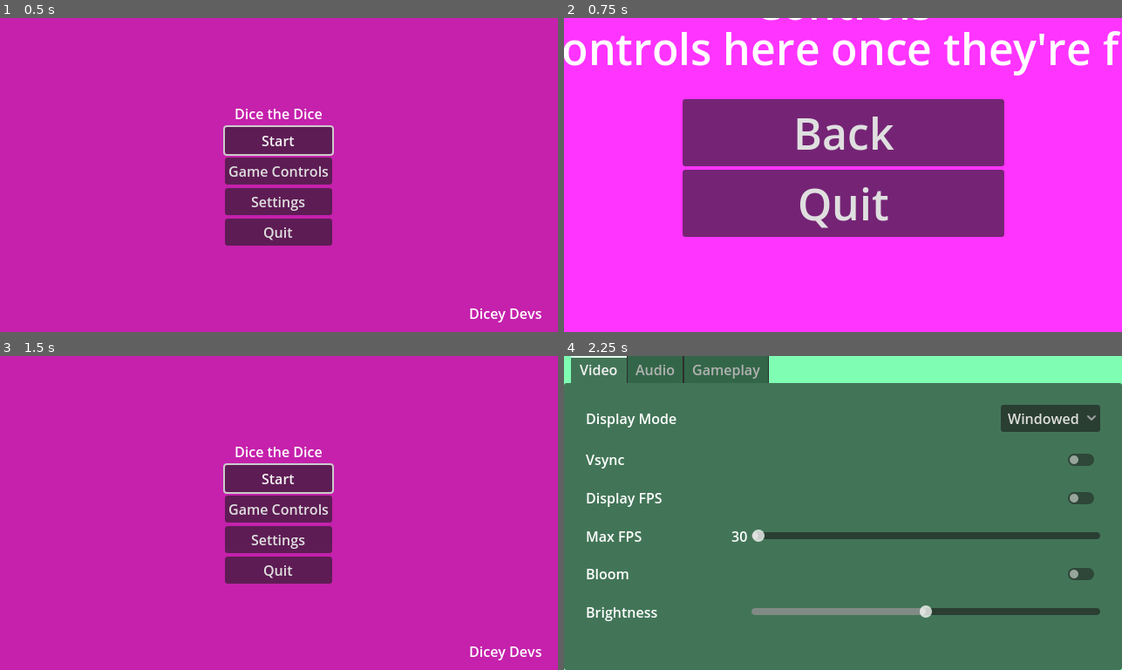
Above: before the commit, frames 1-4 (two rows, left to right).
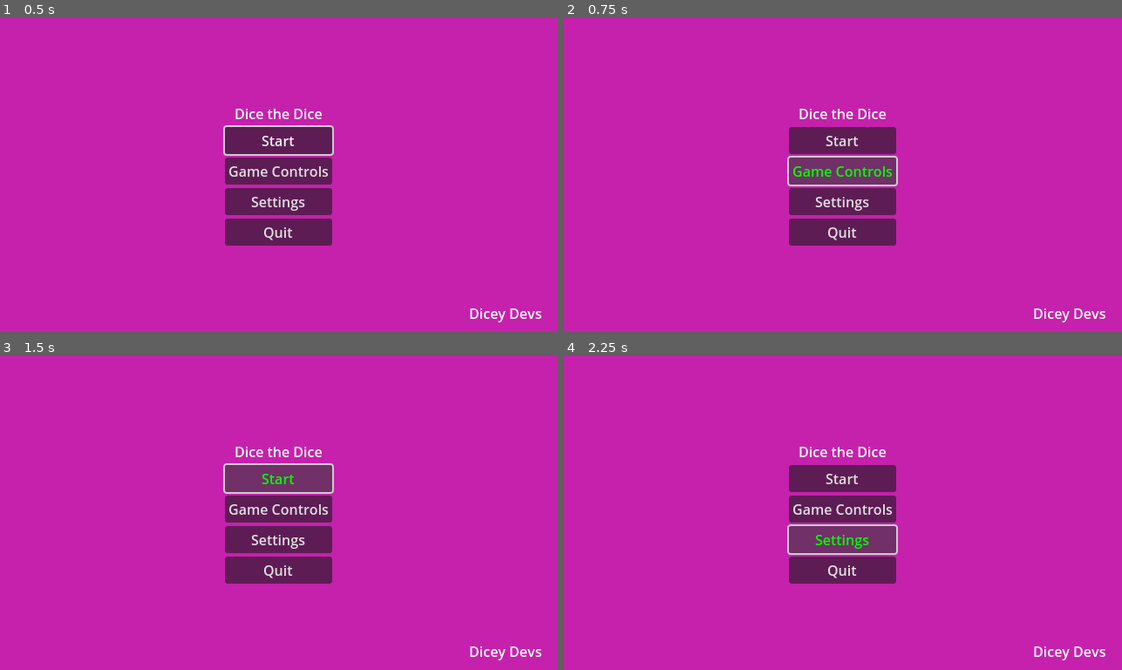
Above: after the commit, the same moments.

Repository: SadBonana/INTD450-Dice_Game
Game: Godot game, scene res://Menus/start_menu.tscn
Same seed, same stepped clock (60 frames per second), same inputs: the game is played once before the commit and once after it.
Inputs (mouse positions are in pixels of both pictures, inside the frame that each line leads up to):
- Up to frame 1 (0.5 s): no input
- Up to frame 2 (0.75 s): click "Game Controls" at 0.5 s
- Up to frame 3 (1.5 s): click (279, 469) at 1.25 s, where only the run before the commit has a clickable "Back"
- Up to frame 4 (2.25 s): click "Settings" at 2 s

Frame 1 is identical in both runs. In frame 2, 99% of the frame differs, in the area x 0-100%, y 0-100%; in frame 3, less than 0.1%; in frame 4, 100%.
Error after the commit: Invalid type in function 'change_scene_to_file' in base 'SceneTree'. Cannot convert argument 1 from Nil to String. (res://menus/controls_button.gd:18)

Commit message:
started modifying scenes

Diff:
--- /dev/null
+++ b/Menus/controls_button.gd
@@ -0,0 +1,18 @@
+extends Button
+
+@export_file("*.tscn") var controls_menu_scene_path
+
+#"res://menus/controls_menu.tscn"
+
+# Called when the node enters the scene tree for the first time.
+func _ready():
+	pass # Replace with function body.
+
+
+# Called every frame. 'delta' is the elapsed time since the previous frame.
+func _process(delta):
+	pass
+
+
+func _on_pressed():
+	get_tree().change_scene_to_file(controls_menu_scene_path)
--- /dev/null
+++ b/Menus/controls_button.tscn
@@ -0,0 +1,13 @@
+[gd_scene load_steps=2 format=3 uid="uid://djhlg0x1wvmi"]
+
+[ext_resource type="Script" path="res://menus/controls_button.gd" id="1_i2kk1"]
+
+[node name="controls_button" type="Button"]
+focus_neighbor_top = NodePath("../start_button")
+focus_neighbor_bottom = NodePath("../settings_button")
+theme_override_colors/font_pressed_color = Color(1, 0, 0, 1)
+theme_override_colors/font_hover_color = Color(0, 1, 0, 1)
+text = "Game Controls"
+script = ExtResource("1_i2kk1")
+
+[connection signal="pressed" from="." to="." method="_on_pressed"]
--- a/Menus/controls_menu.tscn
+++ b/Menus/controls_menu.tscn
@@ -1,6 +1,7 @@
-[gd_scene load_steps=2 format=3 uid="uid://dby8hjc3eqgkj"]
+[gd_scene load_steps=3 format=3 uid="uid://dby8hjc3eqgkj"]
 
-[ext_resource type="Script" path="res://Menus/controls_menu.gd" id="1_g4vo7"]
+[ext_resource type="Script" path="res://menus/controls_menu.gd" id="1_g4vo7"]
+[ext_resource type="PackedScene" path="res://Menus/quit_button.tscn" id="2_7kese"]
 
 [node name="controls_menu" type="Control"]
 layout_mode = 3
@@ -61,19 +62,12 @@
 
 [node name="back_button" type="Button" parent="VBoxContainer"]
 layout_mode = 2
-focus_neighbor_top = NodePath("../quit_button")
 theme_override_colors/font_pressed_color = Color(1, 0.263137, 0.293668, 1)
 theme_override_colors/font_hover_color = Color(0, 1, 0, 1)
 theme_override_font_sizes/font_size = 50
 text = "Back"
 
-[node name="quit_button" type="Button" parent="VBoxContainer"]
+[node name="quit_button" parent="VBoxContainer" instance=ExtResource("2_7kese")]
 layout_mode = 2
-focus_neighbor_bottom = NodePath("../back_button")
-theme_override_colors/font_pressed_color = Color(1, 0, 0, 1)
-theme_override_colors/font_hover_color = Color(0, 1, 0, 1)
-theme_override_font_sizes/font_size = 50
-text = "Quit"
 
 [connection signal="pressed" from="VBoxContainer/back_button" to="." method="_on_back_button_pressed"]
-[connection signal="pressed" from="VBoxContainer/quit_button" to="." method="_on_quit_button_pressed"]
--- a/Menus/fps_label.tscn
+++ b/Menus/fps_label.tscn
@@ -1,6 +1,6 @@
 [gd_scene load_steps=3 format=3 uid="uid://c3ardwyvsttr1"]
 
-[ext_resource type="Script" path="res://Menus/fps_label.gd" id="1_lkssw"]
+[ext_resource type="Script" path="res://menus/fps_label.gd" id="1_lkssw"]
 
 [sub_resource type="StyleBoxFlat" id="StyleBoxFlat_lrxug"]
 bg_color = Color(1, 0.886275, 0.137255, 1)
--- a/Menus/pause_menu.gd
+++ b/Menus/pause_menu.gd
@@ -31,9 +31,9 @@
 		_is_paused = !_is_paused'''
 	pass
 
+
 func _on_resume_button_pressed():
 	_is_paused = false
-
 
 func _on_controls_button_pressed():
 	get_tree().change_scene_to_file("res://Menus/controls_menu.tscn")
@@ -42,6 +42,5 @@
 func _on_settings_button_pressed():
 	settings_menu.popup_centered()
 
-
 func _on_quit_button_pressed():
 	get_tree().quit()
--- a/Menus/pause_menu.tscn
+++ b/Menus/pause_menu.tscn
@@ -1,11 +1,13 @@
-[gd_scene load_steps=3 format=3 uid="uid://cwroqm35wwu7n"]
+[gd_scene load_steps=6 format=3 uid="uid://cwroqm35wwu7n"]
 
-[ext_resource type="Script" path="res://Menus/pause_menu.gd" id="1_jr8ao"]
-[ext_resource type="PackedScene" uid="uid://b0rmrjb71troy" path="res://Menus/settings_menu.tscn" id="2_85j6y"]
+[ext_resource type="Script" path="res://menus/pause_menu.gd" id="1_jr8ao"]
+[ext_resource type="PackedScene" uid="uid://c82d0db21hh53" path="res://Menus/resume_button.tscn" id="2_npblr"]
+[ext_resource type="PackedScene" uid="uid://djhlg0x1wvmi" path="res://menus/controls_button.tscn" id="3_1n1b1"]
+[ext_resource type="PackedScene" uid="uid://bbhr5ye2on3mo" path="res://menus/settings_button.tscn" id="4_3fbm4"]
+[ext_resource type="PackedScene" uid="uid://c8y350efda5hk" path="res://menus/quit_button.tscn" id="5_2uw2u"]
 
 [node name="pause_menu" type="Control"]
 process_mode = 3
-visible = false
 layout_mode = 3
 anchors_preset = 15
 anchor_right = 1.0
@@ -30,10 +32,10 @@
 anchor_top = 0.5
 anchor_right = 0.5
 anchor_bottom = 0.5
-offset_left = -184.5
-offset_top = -196.5
-offset_right = 184.5
-offset_bottom = 196.5
+offset_left = -72.5
+offset_top = -104.5
+offset_right = 72.5
+offset_bottom = 104.5
 grow_horizontal = 2
 grow_vertical = 2
 
@@ -46,38 +48,18 @@
 "
 horizontal_alignment = 1
 
-[node name="resume_button" type="Button" parent="VBoxContainer"]
+[node name="resume_button" parent="VBoxContainer" instance=ExtResource("2_npblr")]
 layout_mode = 2
-focus_neighbor_top = NodePath("../quit_button")
-focus_neighbor_bottom = NodePath("../controls_button")
-theme_override_font_sizes/font_size = 50
-text = "Resume"
+focus_neighbor_top = NodePath("")
+focus_neighbor_bottom = NodePath("")
 
-[node name="controls_button" type="Button" parent="VBoxContainer"]
+[node name="controls_button" parent="VBoxContainer" instance=ExtResource("3_1n1b1")]
 layout_mode = 2
-focus_neighbor_top = NodePath("../resume_button")
-focus_neighbor_bottom = NodePath("../settings_button")
-theme_override_font_sizes/font_size = 50
-text = "Game Controls"
 
-[node name="settings_button" type="Button" parent="VBoxContainer"]
+[node name="settings_button" parent="VBoxContainer" instance=ExtResource("4_3fbm4")]
 layout_mode = 2
-focus_neighbor_top = NodePath("../controls_button")
-focus_neighbor_bottom = NodePath("../quit_button")
-theme_override_font_sizes/font_size = 50
-text = "Settings"
 
-[node name="quit_button" type="Button" parent="VBoxContainer"]
+[node name="quit_button" parent="VBoxContainer" instance=ExtResource("5_2uw2u")]
 layout_mode = 2
-focus_neighbor_top = NodePath("../settings_button")
-focus_neighbor_bottom = NodePath("../resume_button")
-theme_override_font_sizes/font_size = 50
-text = "Quit"
-
-[node name="settings_menu" parent="." instance=ExtResource("2_85j6y")]
-visible = false
 
 [connection signal="pressed" from="VBoxContainer/resume_button" to="." method="_on_resume_button_pressed"]
-[connection signal="pressed" from="VBoxContainer/controls_button" to="." method="_on_controls_button_pressed"]
-[connection signal="pressed" from="VBoxContainer/settings_button" to="." method="_on_settings_button_pressed"]
-[connection signal="pressed" from="VBoxContainer/quit_button" to="." method="_on_quit_button_pressed"]
--- /dev/null
+++ b/Menus/quit_button.gd
@@ -0,0 +1,15 @@
+extends Button
+
+
+# Called when the node enters the scene tree for the first time.
+func _ready():
+	pass # Replace with function body.
+
+
+# Called every frame. 'delta' is the elapsed time since the previous frame.
+func _process(delta):
+	pass
+
+
+func _on_pressed():
+	get_tree().quit()
--- /dev/null
+++ b/Menus/quit_button.tscn
@@ -0,0 +1,13 @@
+[gd_scene load_steps=2 format=3 uid="uid://c8y350efda5hk"]
+
+[ext_resource type="Script" path="res://menus/quit_button.gd" id="1_ap4qs"]
+
+[node name="quit_button" type="Button"]
+focus_neighbor_top = NodePath("../settings_button")
+focus_neighbor_bottom = NodePath("../start_button")
+theme_override_colors/font_pressed_color = Color(1, 0, 0, 1)
+theme_override_colors/font_hover_color = Color(0, 1, 0, 1)
+text = "Quit"
+script = ExtResource("1_ap4qs")
+
+[connection signal="pressed" from="." to="." method="_on_pressed"]
--- /dev/null
+++ b/Menus/resume_button.gd
@@ -0,0 +1,15 @@
+extends Button
+
+
+# Called when the node enters the scene tree for the first time.
+func _ready():
+	pass # Replace with function body.
+
+
+# Called every frame. 'delta' is the elapsed time since the previous frame.
+func _process(delta):
+	pass
+
+
+func _on_pressed():
+	pass # Replace with function body.
--- /dev/null
+++ b/Menus/resume_button.tscn
@@ -0,0 +1,9 @@
+[gd_scene load_steps=2 format=3 uid="uid://c82d0db21hh53"]
+
+[ext_resource type="Script" path="res://Menus/resume_button.gd" id="1_gxxtb"]
+
+[node name="resume_button" type="Button"]
+focus_neighbor_top = NodePath("../quit_button")
+focus_neighbor_bottom = NodePath("../controls_button")
+text = "Resume"
+script = ExtResource("1_gxxtb")
--- /dev/null
+++ b/Menus/settings_button.gd
@@ -0,0 +1,17 @@
+extends Button
+
+@onready var settings_menu = %settings_menu
+
+
+# Called when the node enters the scene tree for the first time.
+func _ready():
+	pass # Replace with function body.
+
+
+# Called every frame. 'delta' is the elapsed time since the previous frame.
+func _process(delta):
+	pass
+
+
+func _on_pressed():
+	settings_menu.popup_centered()
--- /dev/null
+++ b/Menus/settings_button.tscn
@@ -0,0 +1,17 @@
+[gd_scene load_steps=3 format=3 uid="uid://bbhr5ye2on3mo"]
+
+[ext_resource type="Script" path="res://menus/settings_button.gd" id="1_415ir"]
+[ext_resource type="PackedScene" uid="uid://b0rmrjb71troy" path="res://menus/settings_menu.tscn" id="2_mgncs"]
+
+[node name="settings_button" type="Button"]
+focus_neighbor_top = NodePath("../controls_button")
+focus_neighbor_bottom = NodePath("../quit_button")
+theme_override_colors/font_pressed_color = Color(1, 0, 0, 1)
+theme_override_colors/font_hover_color = Color(0, 1, 0, 1)
+text = "Settings"
+script = ExtResource("1_415ir")
+
+[node name="settings_menu" parent="." instance=ExtResource("2_mgncs")]
+visible = false
+
+[connection signal="pressed" from="." to="." method="_on_pressed"]
--- a/Menus/settings_menu.tscn
+++ b/Menus/settings_menu.tscn
@@ -1,6 +1,6 @@
 [gd_scene load_steps=2 format=3 uid="uid://b0rmrjb71troy"]
 
-[ext_resource type="Script" path="res://Menus/settings_menu.gd" id="1_nfjqp"]
+[ext_resource type="Script" path="res://menus/settings_menu.gd" id="1_nfjqp"]
 
 [node name="settings_menu" type="Popup"]
 size = Vector2i(640, 360)
--- /dev/null
+++ b/Menus/start_button.gd
@@ -0,0 +1,20 @@
+extends Button
+
+@export_file("*.tscn") var map_scene_path
+
+#@onready var start_button = %start_button
+
+
+# Called when the node enters the scene tree for the first time.
+func _ready():
+	grab_focus()
+
+
+# Called every frame. 'delta' is the elapsed time since the previous frame.
+func _process(delta):
+	pass
+
+
+func _on_pressed():
+	# Change to map scene once done
+	get_tree().change_scene_to_file(map_scene_path)
--- /dev/null
+++ b/Menus/start_button.tscn
@@ -0,0 +1,13 @@
+[gd_scene load_steps=2 format=3 uid="uid://dmaf74odgy7v6"]
+
+[ext_resource type="Script" path="res://menus/start_button.gd" id="1_sowo1"]
+
+[node name="start_button" type="Button"]
+focus_neighbor_top = NodePath("../quit_button")
+focus_neighbor_bottom = NodePath("../controls_button")
+theme_override_colors/font_pressed_color = Color(1, 0.263137, 0.293668, 1)
+theme_override_colors/font_hover_color = Color(0, 1, 0, 1)
+text = "Start"
+script = ExtResource("1_sowo1")
+
+[connection signal="pressed" from="." to="." method="_on_pressed"]
--- a/Menus/start_menu.gd
+++ b/Menus/start_menu.gd
@@ -1,18 +1,20 @@
 extends Control
 
-@export_file("*.tscn") var map_scene_path
+'''@export_file("*.tscn") var map_scene_path
 @export_file("*.tscn") var controls_menu_scene_path
 
 @onready var settings_menu = %settings_menu
-@onready var start_button = %start_button
+
+@onready var start_button = %start_button'''
 
 # Called when the node enters the scene tree for the first time.
 func _ready():
 	# Allows player to control buttons using keyboard
-	start_button.grab_focus()
+	#start_button.grab_focus()
+	pass
 
 
-func _on_start_button_pressed():
+'''func _on_start_button_pressed():
 	# Change to map scene once done
 	get_tree().change_scene_to_file(map_scene_path)
 
@@ -26,4 +28,4 @@
 
 
 func _on_quit_button_pressed():
-	get_tree().quit()
+	get_tree().quit()'''
--- a/Menus/start_menu.tscn
+++ b/Menus/start_menu.tscn
@@ -1,8 +1,11 @@
-[gd_scene load_steps=4 format=3 uid="uid://dulueip5bvc88"]
+[gd_scene load_steps=7 format=3 uid="uid://dulueip5bvc88"]
 
-[ext_resource type="Script" path="res://Menus/start_menu.gd" id="1_fsp0p"]
-[ext_resource type="PackedScene" uid="uid://c3ardwyvsttr1" path="res://Menus/fps_label.tscn" id="3_smo4h"]
-[ext_resource type="PackedScene" uid="uid://b0rmrjb71troy" path="res://Menus/settings_menu.tscn" id="4_e0l3o"]
+[ext_resource type="Script" path="res://menus/start_menu.gd" id="1_fsp0p"]
+[ext_resource type="PackedScene" uid="uid://dmaf74odgy7v6" path="res://menus/start_button.tscn" id="2_v1kad"]
+[ext_resource type="PackedScene" uid="uid://djhlg0x1wvmi" path="res://menus/controls_button.tscn" id="3_abhdu"]
+[ext_resource type="PackedScene" uid="uid://c3ardwyvsttr1" path="res://menus/fps_label.tscn" id="3_smo4h"]
+[ext_resource type="PackedScene" uid="uid://bbhr5ye2on3mo" path="res://menus/settings_button.tscn" id="4_b5kma"]
+[ext_resource type="PackedScene" uid="uid://c8y350efda5hk" path="res://menus/quit_button.tscn" id="5_k2kcg"]
 
 [node name="start_menu" type="Control"]
 layout_mode = 3
@@ -11,93 +14,66 @@
 anchor_bottom = 1.0
 grow_horizontal = 2
 grow_vertical = 2
-size_flags_horizontal = 6
-size_flags_vertical = 6
+size_flags_horizontal = 3
+size_flags_vertical = 3
 script = ExtResource("1_fsp0p")
-map_scene_path = "res://map/map.tscn"
-controls_menu_scene_path = "res://Menus/controls_menu.tscn"
+
+[node name="ColorRect" type="ColorRect" parent="."]
+layout_mode = 2
+offset_right = 640.0
+offset_bottom = 360.0
+color = Color(0.772549, 0.129412, 0.67451, 1)
+
+[node name="MarginContainer" type="MarginContainer" parent="."]
+layout_mode = 2
+offset_right = 640.0
+offset_bottom = 360.0
+theme_override_constants/margin_left = 10
+theme_override_constants/margin_top = 10
+theme_override_constants/margin_right = 10
+theme_override_constants/margin_bottom = 10
+
+[node name="VBoxContainer" type="VBoxContainer" parent="MarginContainer"]
+layout_mode = 2
+size_flags_horizontal = 4
+size_flags_vertical = 4
+
+[node name="game_name_label" type="Label" parent="MarginContainer/VBoxContainer"]
+layout_mode = 2
+size_flags_horizontal = 4
+text = "Dice the Dice"
+horizontal_alignment = 1
+vertical_alignment = 1
+
+[node name="start_button" parent="MarginContainer/VBoxContainer" instance=ExtResource("2_v1kad")]
+layout_mode = 2
+
+[node name="controls_button" parent="MarginContainer/VBoxContainer" instance=ExtResource("3_abhdu")]
+layout_mode = 2
+
+[node name="settings_button" parent="MarginContainer/VBoxContainer" instance=ExtResource("4_b5kma")]
+layout_mode = 2
+
+[node name="quit_button" parent="MarginContainer/VBoxContainer" instance=ExtResource("5_k2kcg")]
+layout_mode = 2
+
+[node name="team_name_label" type="Label" parent="MarginContainer"]
+layout_mode = 2
+size_flags_horizontal = 8
+size_flags_vertical = 8
+text = "Dicey Devs  "
+horizontal_alignment = 1
+
+[node name="fps_label" parent="MarginContainer" instance=ExtResource("3_smo4h")]
+layout_mode = 2
+size_flags_horizontal = 0
+size_flags_vertical = 0
 
 [node name="PanelContainer" type="PanelContainer" parent="."]
+visible = false
 layout_mode = 1
 anchors_preset = 15
 anchor_right = 1.0
 anchor_bottom = 1.0
 grow_horizontal = 2
 grow_vertical = 2
-
-[node name="ColorRect" type="ColorRect" parent="PanelContainer"]
-layout_mode = 2
-color = Color(0.772549, 0.129412, 0.67451, 1)
-
-[node name="MarginContainer" type="MarginContainer" parent="PanelContainer"]
-layout_mode = 2
-theme_override_constants/margin_left = 10
-theme_override_constants/margin_top = 10
-theme_override_constants/margin_right = 10
-theme_override_constants/margin_bottom = 10
-
-[node name="VBoxContainer" type="VBoxContainer" parent="PanelContainer/MarginContainer"]
-layout_mode = 2
-size_flags_horizontal = 4
-size_flags_vertical = 4
-
-[node name="game_name_label" type="Label" parent="PanelContainer/MarginContainer/VBoxContainer"]
-layout_mode = 2
-size_flags_horizontal = 4
-text = "Dice the Dice"
-horizontal_alignment = 1
-vertical_alignment = 1
-
-[node name="start_button" type="Button" parent="PanelContainer/MarginContainer/VBoxContainer"]
-unique_name_in_owner = true
-layout_mode = 2
-focus_neighbor_top = NodePath("../quit_button")
-focus_neighbor_bottom = NodePath("../controls_button")
-theme_override_colors/font_pressed_color = Color(1, 0.263137, 0.293668, 1)
-theme_override_colors/font_hover_color = Color(0, 1, 0, 1)
-text = "Start"
-
-[node name="controls_button" type="Button" parent="PanelContainer/MarginContainer/VBoxContainer"]
-layout_mode = 2
-focus_neighbor_top = NodePath("../start_button")
-focus_neighbor_bottom = NodePath("../settings_button")
-theme_override_colors/font_pressed_color = Color(1, 0, 0, 1)
-theme_override_colors/font_hover_color = Color(0, 1, 0, 1)
-text = "Game Controls"
-
-[node name="settings_button" type="Button" parent="PanelContainer/MarginContainer/VBoxContainer"]
-layout_mode = 2
-focus_neighbor_top = NodePath("../controls_button")
-focus_neighbor_bottom = NodePath("../quit_button")
-theme_override_colors/font_pressed_color = Color(1, 0, 0, 1)
-theme_override_colors/font_hover_color = Color(0, 1, 0, 1)
-text = "Settings"
-
-[node name="quit_button" type="Button" parent="PanelContainer/MarginContainer/VBoxContainer"]
-layout_mode = 2
-focus_neighbor_top = NodePath("../settings_button")
-focus_neighbor_bottom = NodePath("../start_button")
-theme_override_colors/font_pressed_color = Color(1, 0, 0, 1)
-theme_override_colors/font_hover_color = Color(0, 1, 0, 1)
-text = "Quit"
-
-[node name="team_name_label" type="Label" parent="PanelContainer/MarginContainer"]
-layout_mode = 2
-size_flags_horizontal = 8
-size_flags_vertical = 8
-text = "Dicey Devs  "
-horizontal_alignment = 1
-
-[node name="fps_label" parent="PanelContainer/MarginContainer" instance=ExtResource("3_smo4h")]
-layout_mode = 2
-size_flags_horizontal = 0
-size_flags_vertical = 0
-
-[node name="settings_menu" parent="PanelContainer/MarginContainer" instance=ExtResource("4_e0l3o")]
-unique_name_in_owner = true
-visible = false
-
-[connection signal="pressed" from="PanelContainer/MarginContainer/VBoxContainer/start_button" to="." method="_on_start_button_pressed"]
-[connection signal="pressed" from="PanelContainer/MarginContainer/VBoxContainer/controls_button" to="." method="_on_controls_button_pressed"]
-[connection signal="pressed" from="PanelContainer/MarginContainer/VBoxContainer/settings_button" to="." method="_on_settings_button_pressed"]
-[connection signal="pressed" from="PanelContainer/MarginContainer/VBoxContainer/quit_button" to="." method="_on_quit_button_pressed"]
--- a/project.godot
+++ b/project.godot
@@ -11,14 +11,14 @@
 [application]
 
 config/name="Intd 450-dice Game"
-run/main_scene="res://Menus/start_menu.tscn"
+run/main_scene="res://menus/start_menu.tscn"
 config/features=PackedStringArray("4.2", "Forward Plus")
 config/icon="res://icon.svg"
 
 [autoload]
 
-SaveSettings="*res://Menus/save_settings.gd"
-GlobalSettings="*res://Menus/global_settings.gd"
+SaveSettings="*res://menus/save_settings.gd"
+GlobalSettings="*res://menus/global_settings.gd"
 
 [display]
 
